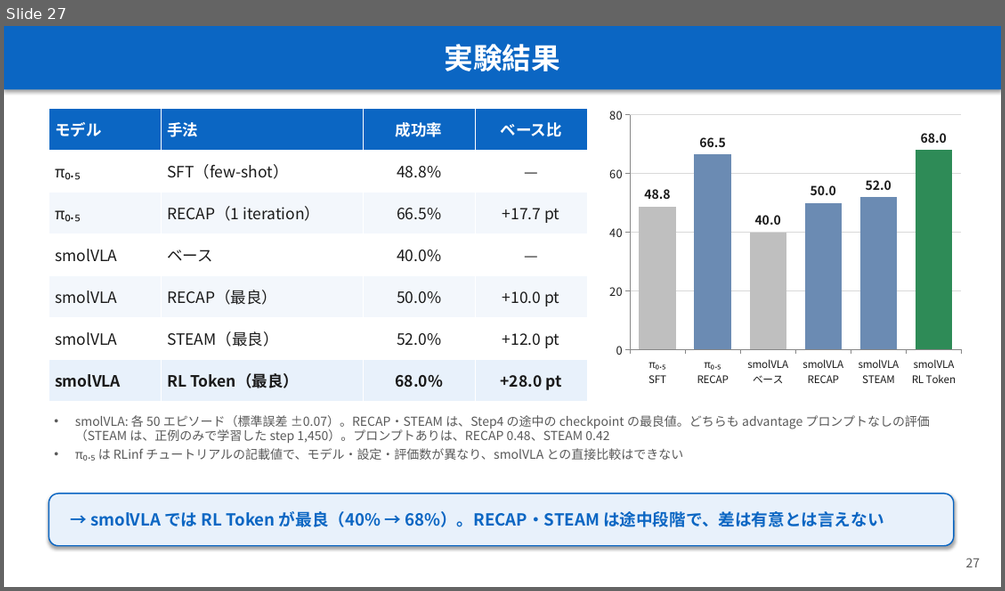
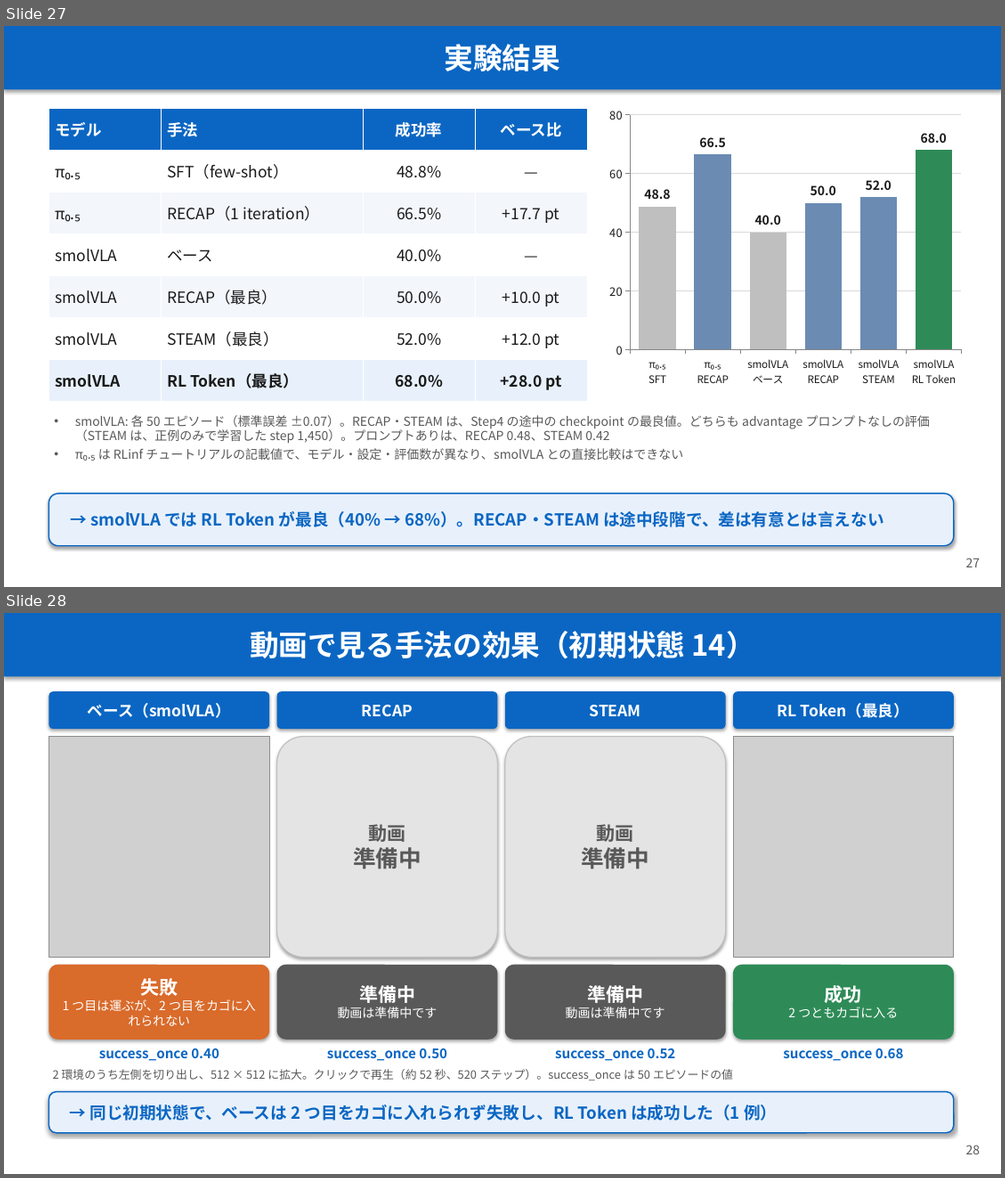
Before and after one commit to Junhand/libero_RL, a slide deck: docs/RECAP_STEAM_RLToken.pptx. Shown one above the other, each under a label of ours: slide 27 before the commit, slides 27 and 28 after it. The pictures are 1005x591 and 1005x1178 pixels, drawn with LibreOffice and Linux fonts; fonts in the diff are those of the drawing; grey boxes stand for pictures. Boxes give left, top, right and bottom in pixels: in the first picture for what was removed or moved away, otherwise in the second. Text is boxed around its words. In the diff, an @@ line names an element or a change of style, - is before the commit and + after.

```diff
--- a/docs/RECAP_STEAM_RLToken.pptx
+++ b/docs/RECAP_STEAM_RLToken.pptx
@@ slide 28 added at [4,613,1001,1174], background #FFFFFF @@
@@ rectangle added at [4,613,1001,676], fill #0B66C3, 28 pt, text #FFFFFF, bold @@
+動画で見る手法の効果（初期状態 14）
@@ rounded rectangle added at [48,691,269,729], fill #0B66C3, 15 pt, text #FFFFFF, bold @@
+ベース（smolVLA）
@@ rounded rectangle added at [277,691,498,729], fill #0B66C3, 15 pt, text #FFFFFF, bold @@
+RECAP
@@ rounded rectangle added at [505,691,726,729], fill #0B66C3, 15 pt, text #FFFFFF, bold @@
+STEAM
@@ rounded rectangle added at [733,691,954,729], fill #0B66C3, 15 pt, text #FFFFFF, bold @@
+RL Token（最良）
@@ picture added at [48,737,269,957] @@
@@ rounded rectangle added at [277,737,498,957], fill #E4E4E4, outline #BFBFBF 1 pt, 22 pt, text #595959, bold @@
+動画
+準備中
@@ rounded rectangle added at [505,737,726,957], fill #E4E4E4, outline #BFBFBF 1 pt, 22 pt, text #595959, bold @@
+動画
+準備中
@@ picture added at [733,737,954,957] @@
@@ rounded rectangle added at [48,965,269,1039], fill #D96B2B, 12 pt, text #FFFFFF @@
+失敗
+1 つ目は運ぶが、2 つ目をカゴに入れられない
@@ rounded rectangle added at [277,965,498,1039], fill #595959, 12 pt, text #FFFFFF @@
+準備中
+動画は準備中です
@@ rounded rectangle added at [505,965,726,1039], fill #595959, 12 pt, text #FFFFFF @@
+準備中
+動画は準備中です
@@ rounded rectangle added at [733,965,954,1039], fill #2E8B57, 12 pt, text #FFFFFF @@
+成功
+2 つともカゴに入る
@@ text added at [99,1048,219,1061], 13 pt, text #0B66C3, bold @@
+success_once 0.40
@@ text added at [327,1048,447,1061], 13 pt, text #0B66C3, bold @@
+success_once 0.50
@@ text added at [555,1048,676,1061], 13 pt, text #0B66C3, bold @@
+success_once 0.52
@@ text added at [783,1048,904,1061], 13 pt, text #0B66C3, bold @@
+success_once 0.68
@@ rounded rectangle added at [48,1092,954,1133], fill #E8F1FB, outline #0B66C3 1.25 pt, 16 pt, text #0B66C3, bold @@
+→ 同じ初期状態で、ベースは 2 つ目をカゴに入れられず失敗し、RL Token は成功した（1 例）
@@ text added at [53,1069,733,1080], 11 pt, text #595959 @@
+2 環境のうち左側を切り出し、512 × 512 に拡大。クリックで再生（約 52 秒、520 ステップ）。success_once は 50 エピソードの値
@@ text added at [966,1144,980,1154], 12 pt, text #595959 @@
+28
```
Also in this commit, not shown: 3 slides changed, 5 other files.
